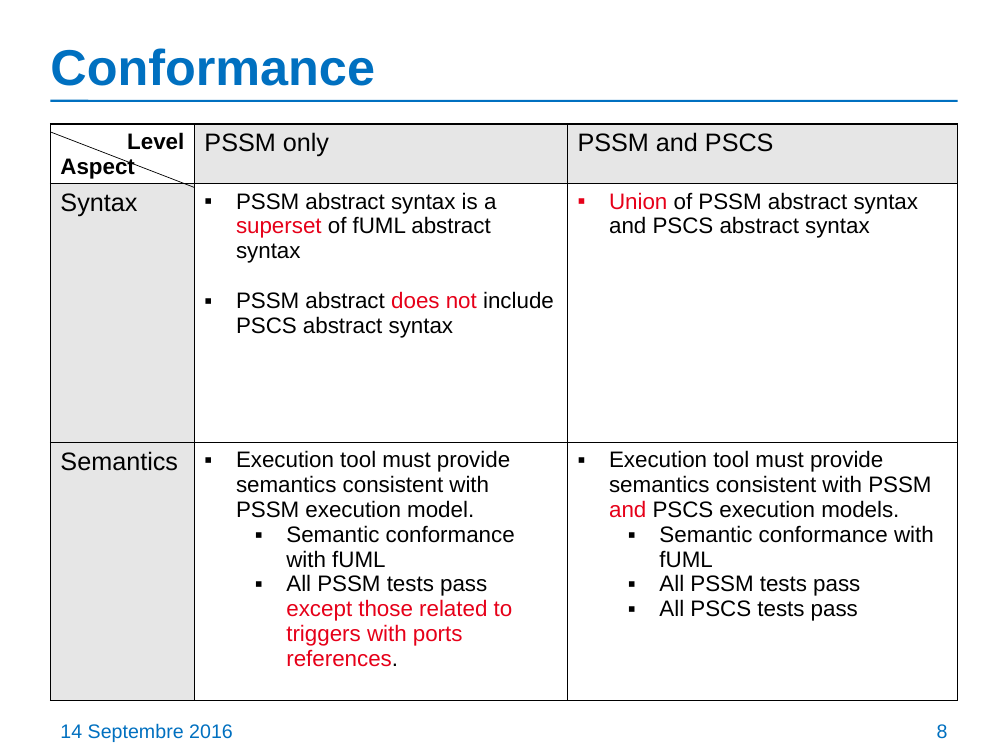
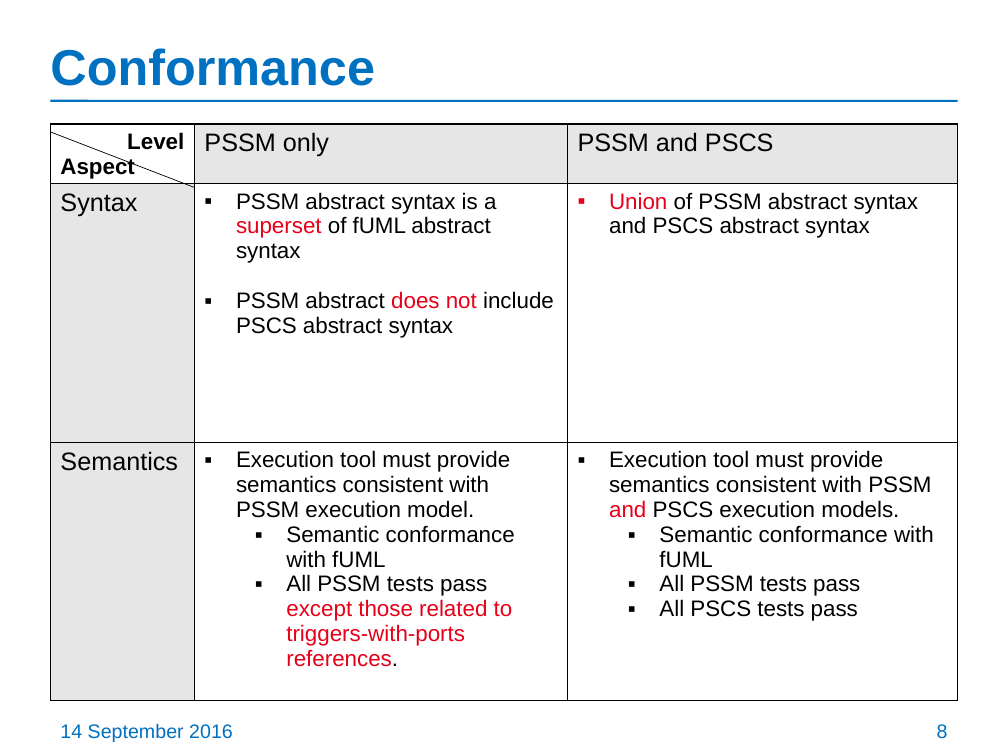
Before and after one commit to ModelDriven/PSSM, a slide deck: slide 8 of Presentations/201609-Chicago-Meeting/PSSM-initial-submission-update.pptx. Drawn at 1008x756 pixels with LibreOffice and Linux fonts; fonts in the diff are those of the drawing. Boxes give left, top, right and bottom in pixels: in the first picture for what was removed or moved away, otherwise in the second. Text is boxed around its words. In the diff, an @@ line names an element or a change of style, - is before the commit and + after.

```diff
--- a/Presentations/201609-Chicago-Meeting/PSSM-initial-submission-update.pptx
+++ b/Presentations/201609-Chicago-Meeting/PSSM-initial-submission-update.pptx
@@ table at (x1=50, y1=124, x2=958, y2=705) @@
-row 3, column 2: Execution tool must provide semantics consistent with PSSM execution model. / Semantic conformance with fUML / All PSSM tests pass except those related to triggers with ports references.
+row 3, column 2: Execution tool must provide semantics consistent with PSSM execution model. / Semantic conformance with fUML / All PSSM tests pass except those related to triggers-with-ports references.
@@ text at (x1=60, y1=723, x2=233, y2=742): text changed @@
-14 Septembre 2016
+14 September 2016
```
Also in this commit, not shown: 74 other slides changed, 2 other files.
